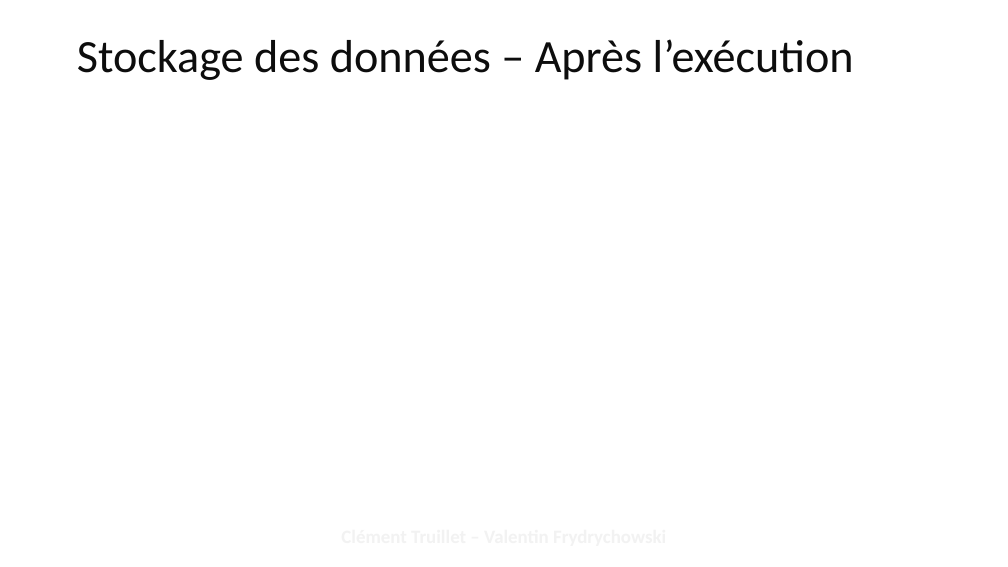
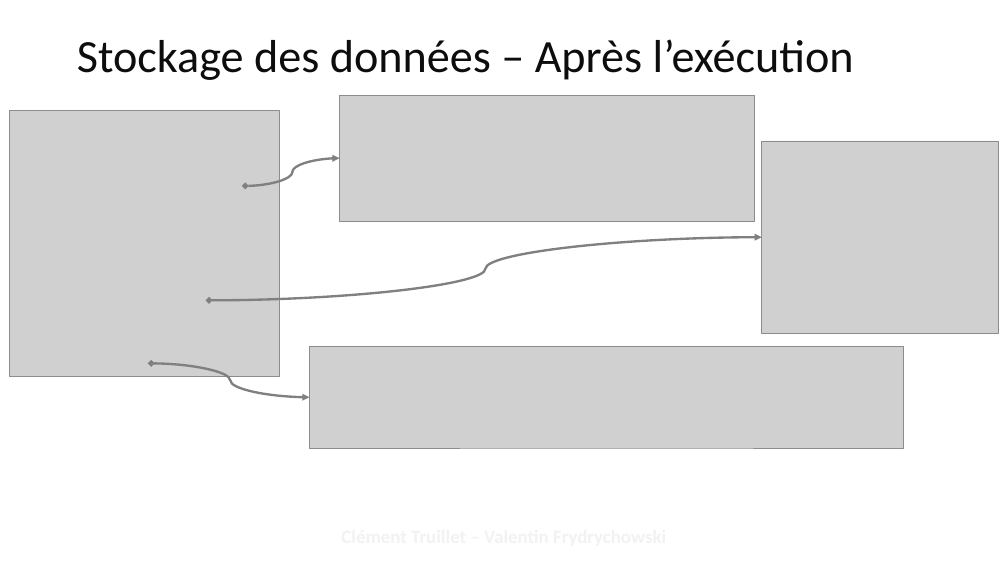
Before and after one commit to ctruillet/KreGit, a slide deck: slide 7 of doc/Presentation.pptx. Drawn at 1008x567 pixels with LibreOffice and Linux fonts; fonts in the diff are those of the drawing; grey boxes stand for pictures; background and template pictures are left out. Boxes give left, top, right and bottom in pixels: in the first picture for what was removed or moved away, otherwise in the second. Text is boxed around its words. In the diff, an @@ line names an element or a change of style, - is before the commit and + after.

```diff
--- a/doc/Presentation.pptx
+++ b/doc/Presentation.pptx
@@ picture added at (x1=10, y1=110, x2=280, y2=376) @@
@@ picture added at (x1=340, y1=95, x2=755, y2=221) @@
@@ picture added at (x1=762, y1=141, x2=999, y2=333) @@
@@ curved double arrow added from (245, 186) to (340, 158), #808080 2.25 pt @@
@@ curved double arrow added from (209, 300) to (762, 237), #808080 2.25 pt @@
@@ picture added at (x1=309, y1=346, x2=904, y2=448) @@
@@ curved double arrow added from (151, 364) to (309, 397), #808080 2.25 pt @@
```
Also in this commit, not shown: 4 other slides changed, 6 other files.
